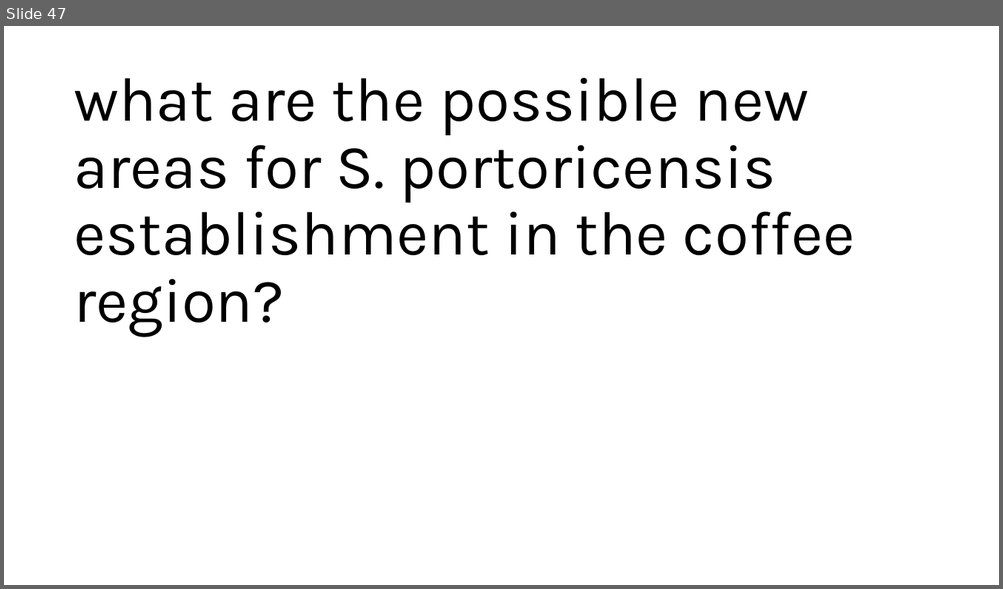
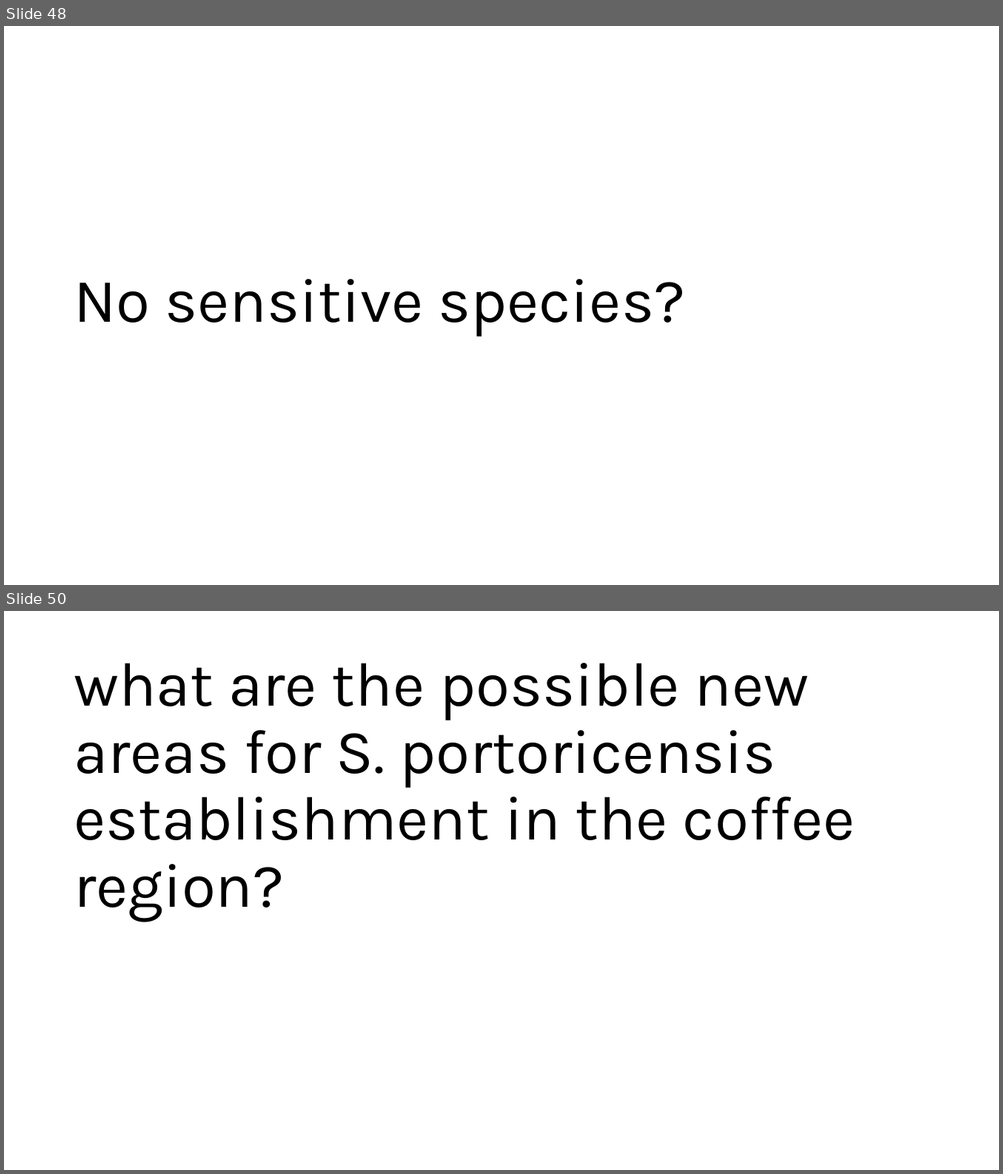
Before and after one commit to ccsosa/SDM_2026_2, a slide deck: 007_Climate_change/CLIMATE_CHANGE.pptx. Shown one above the other, each under a label of ours: slide 47 before the commit, slides 48 and 50 after it; the slides between them are not shown. The pictures are 1003x589 and 1003x1174 pixels, drawn with LibreOffice and Linux fonts; fonts in the diff are those of the drawing. Boxes give left, top, right and bottom in pixels: in the first picture for what was removed or moved away, otherwise in the second. Text is boxed around its words. In the diff, an @@ line names an element or a change of style, - is before the commit and + after.

```diff
--- a/007_Climate_change/CLIMATE_CHANGE.pptx
+++ b/007_Climate_change/CLIMATE_CHANGE.pptx
@@ slide 48 added at (4,26,999,585), background #FFFFFF @@
@@ title added at (74,279,685,337), 60 pt, text #000000 @@
+No sensitive species?
@@ what was slide 47 is now slide 50 @@
```
Also in this commit, not shown: 7 other slides added, 3 slides removed, 5 other files.
